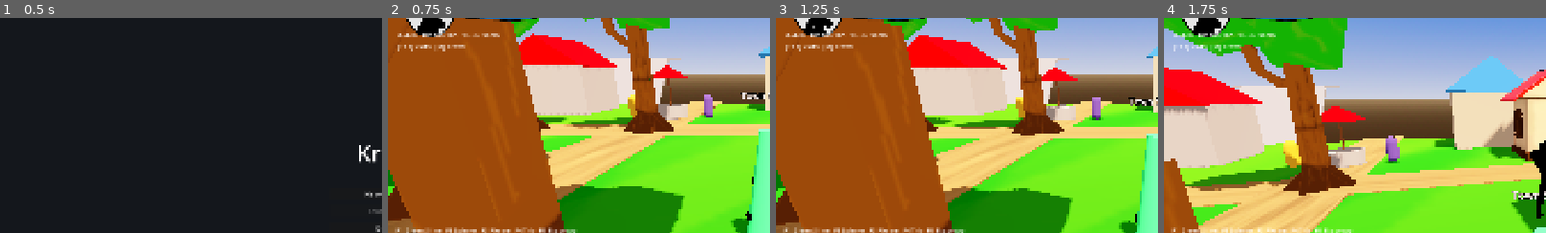
Above: before the commit, frames 1-4 (left to right).
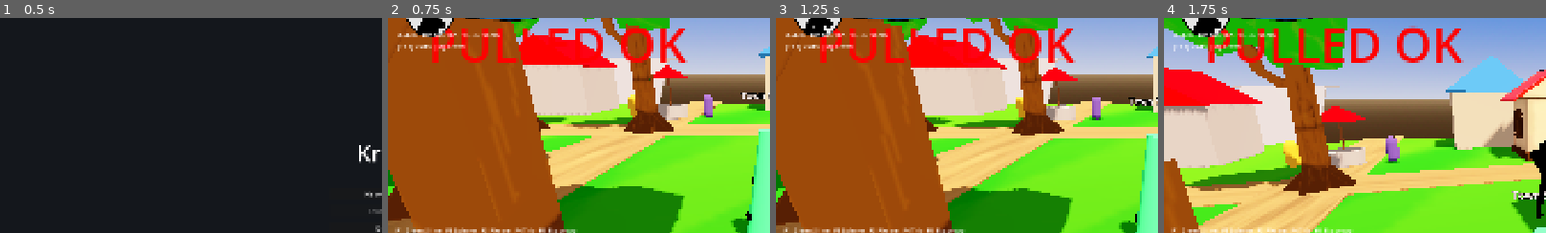
Above: after the commit, the same moments.

Repository: doggoanim/Krits
Game: Godot game, scene res://ui/main_menu.tscn
Two runs of this game, one before a commit and one after it. Both use one fixed random seed, a clock stepped at 60 frames per second and the inputs below.
Inputs (mouse positions are % of the whole screen's width and height, from its top left):
- Up to frame 1 (0.5 s): no input
- Up to frame 2 (0.75 s): click "New Game" at 0.5 s
- Up to frame 3 (1.25 s): no input
- Up to frame 4 (1.75 s): tap Enter at 1.25 s; move the mouse to (55, 50) at 1.27 s; hold W (move_forward) from 1.28 s (still down); hold Ctrl (crouch_pound) from 1.28 s (still down); click (55, 50) at 1.42 s; tap Space (jump) at 1.52 s
The pictures show only the part of the screen within x 0-50%, y 11-61%; the shares and areas given below are measured in that part.

Frame 1 is identical in both runs. In frame 2, 3.3% of the frame differs, in the area x 11-79%, y 4-21%; in frame 3, 3.3%; in frame 4, 4.3%, in the area x 11-79%, y 3-21%.

Commit message:
Temporary: huge on-screen "PULLED OK" banner to verify git pull sync
Debug-only, clearly marked for removal once confirmed Godot is
actually running newly-pulled code and not stale cached scripts.

Co-Authored-By: Claude Sonnet 5 <noreply@anthropic.com>
Claude-Session: https://claude.ai/code/session_01TYpdm1jACUqsWG6yyTxbgm

Diff:
--- a/core/debug_tools.gd
+++ b/core/debug_tools.gd
@@ -25,6 +25,17 @@
 		return
 	var layer := CanvasLayer.new()
 	add_child(layer)
+
+	# TEMPORARY — pull-sync sanity check, remove once confirmed: if you don't
+	# see this huge red "PULLED OK" banner on screen, Godot is still running
+	# old code regardless of what `git pull` reported.
+	var sanity := Label.new()
+	sanity.text = "PULLED OK"
+	sanity.add_theme_font_size_override("font_size", 120)
+	sanity.add_theme_color_override("font_color", Color.RED)
+	sanity.position = Vector2(100, 100)
+	layer.add_child(sanity)
+
 	_label = Label.new()
 	_label.position = Vector2(20, 640)
 	layer.add_child(_label)
